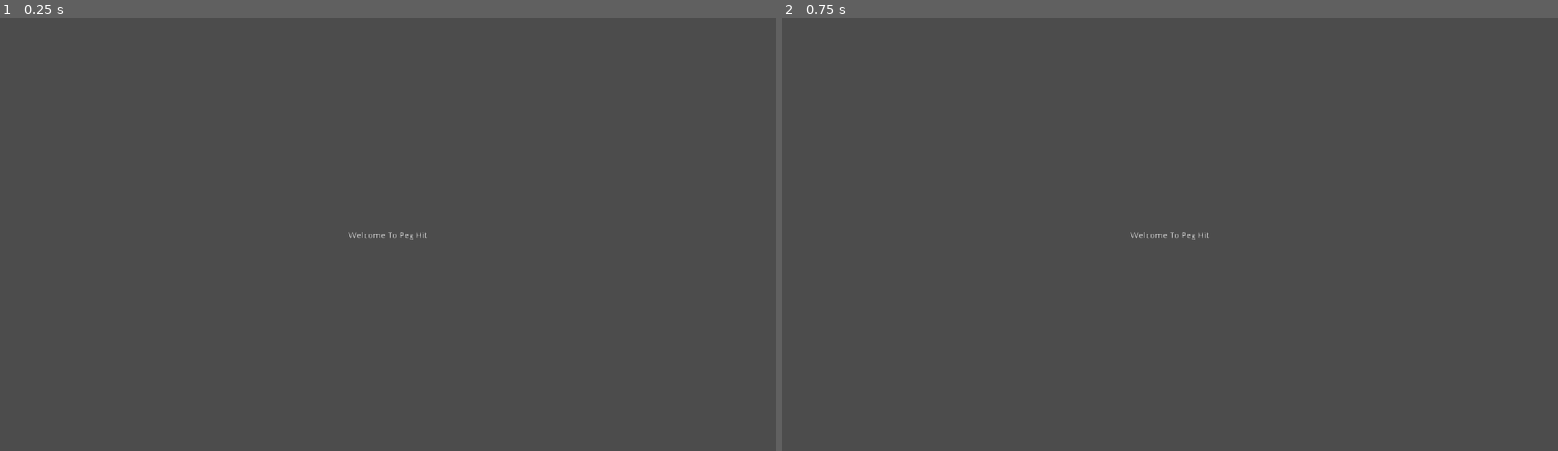
Above: before the commit, frames 1-2 (left to right).
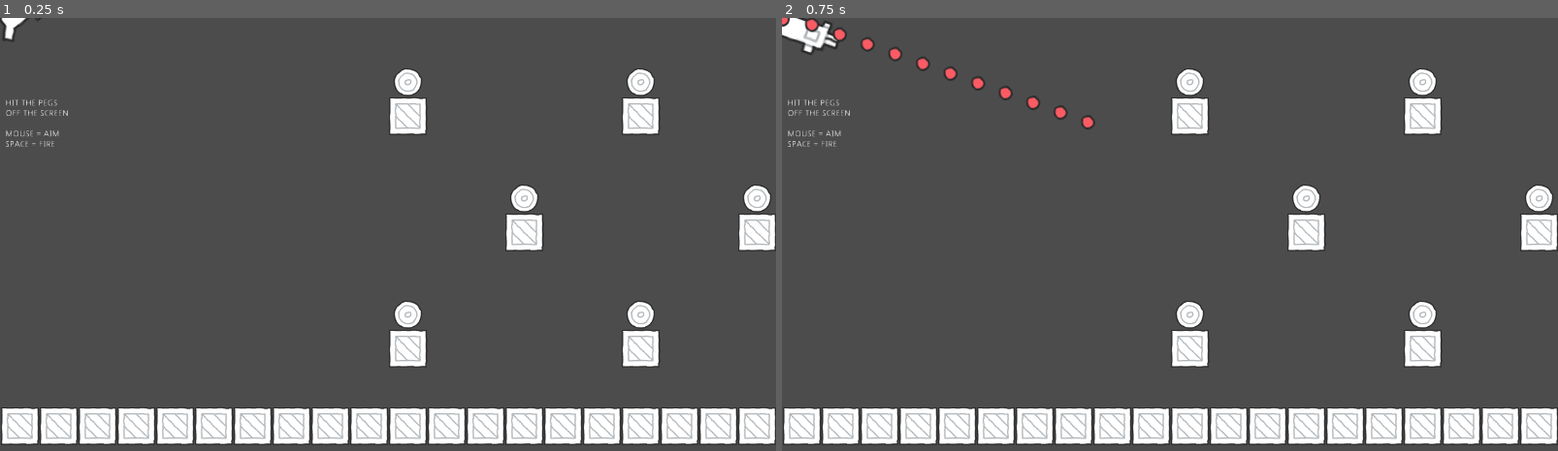
Above: after the commit, the same moments.

Repository: afoster1234/P1-Peg_Hit
Game: Godot game, scene res://src/MainUI.tscn
The game is run twice, just before and just after one commit, with the same random seed, the same clock (stepped at 60 frames per second) and the same inputs. The project has no main scene, so this scene is started directly.
Inputs (mouse positions are in pixels of both pictures, inside the frame that each line leads up to):
- Up to frame 1 (0.25 s): no input
- Up to frame 2 (0.75 s): tap Enter at 0.5 s; move the mouse to (1340, 212) at 0.52 s; hold Space (fire, bound only after the commit) from 0.53 s (still down)

The runs differ from the first frame. In frame 1, 12% of the frame differs, in the area x 0-100%, y 0-99%; in frame 2, 13%.

Commit message:
Functional Game

Diff:
--- a/project/project.godot
+++ b/project/project.godot
@@ -29,7 +29,7 @@
 
 fire={
 "deadzone": 0.5,
-"events": [ Object(InputEventMouseButton,"resource_local_to_scene":false,"resource_name":"","device":0,"alt":false,"shift":false,"control":false,"meta":false,"command":false,"button_mask":0,"position":Vector2( 0, 0 ),"global_position":Vector2( 0, 0 ),"factor":1.0,"button_index":1,"pressed":false,"doubleclick":false,"script":null)
+"events": [ Object(InputEventKey,"resource_local_to_scene":false,"resource_name":"","device":0,"alt":false,"shift":false,"control":false,"meta":false,"command":false,"pressed":false,"scancode":32,"unicode":0,"echo":false,"script":null)
  ]
 }
 
--- a/project/src/Level.tscn
+++ b/project/src/Level.tscn
@@ -37,9 +37,24 @@
 [node name="TileMap" type="TileMap" parent="."]
 tile_set = SubResource( 2 )
 format = 1
-tile_data = PoolIntArray( 393234, 0, 0, 655360, 0, 0, 655361, 0, 0, 655 …(249 unchanged characters)…
+tile_data = PoolIntArray( 131082, 0, 0, 131088, 0, 0, 327693, 0, 0, 327699, 0, 0, 524298, 0, 0, 524304, 0, 0, 655360, 0, 0, 655361, 0, 0, 655 …(249 unchanged characters)…
 
 [node name="Player" parent="." instance=ExtResource( 3 )]
 
 [node name="Peg" parent="." instance=ExtResource( 1 )]
-position = Vector2( 1184, 360 )
+position = Vector2( 1056, 104 )
+
+[node name="Peg2" parent="." instance=ExtResource( 1 )]
+position = Vector2( 1248, 296 )
+
+[node name="Peg3" parent="." instance=ExtResource( 1 )]
+position = Vector2( 864, 296 )
+
+[node name="Peg4" parent="." instance=ExtResource( 1 )]
+position = Vector2( 1056, 488 )
+
+[node name="Peg5" parent="." instance=ExtResource( 1 )]
+position = Vector2( 672, 488 )
+
+[node name="Peg6" parent="." instance=ExtResource( 1 )]
+position = Vector2( 672, 104 )
--- a/project/src/MainUI.tscn
+++ b/project/src/MainUI.tscn
@@ -1,10 +1,15 @@
-[gd_scene load_steps=2 format=2]
+[gd_scene load_steps=3 format=2]
 
 [ext_resource path="res://src/MainUI.gd" type="Script" id=1]
+[ext_resource path="res://src/Level.tscn" type="PackedScene" id=2]
 
 [node name="MainUI" type="Control"]
 anchor_right = 1.0
 anchor_bottom = 1.0
+margin_left = 2.12134
+margin_top = 2.12134
+margin_right = 2.12134
+margin_bottom = 2.12134
 script = ExtResource( 1 )
 __meta__ = {
 "_edit_use_anchors_": false
@@ -15,11 +20,19 @@
 anchor_top = 0.5
 anchor_right = 0.5
 anchor_bottom = 0.5
-margin_left = -65.0
-margin_top = -7.0
-margin_right = 65.0
-margin_bottom = 7.0
-text = "Welcome To Peg Hit"
+margin_left = -633.298
+margin_top = -227.517
+margin_right = -475.298
+margin_bottom = -43.517
+text = "Hit the pegs
+off the screen
+
+mouse = Aim
+space = Fire"
+uppercase = true
 __meta__ = {
 "_edit_use_anchors_": false
 }
+
+[node name="Level" parent="." instance=ExtResource( 2 )]
+position = Vector2( -1.18921, 0 )
--- a/project/src/Player.gd
+++ b/project/src/Player.gd
@@ -1,5 +1,6 @@
 extends KinematicBody2D
 
+var speed_settings
 var bullet_fired = preload("res://src/Bullet.tscn")
 
 func _physics_process(delta):
@@ -8,4 +9,4 @@
 		var bullet = bullet_fired.instance()
 		get_tree().get_root().add_child(bullet)
 		bullet.position = get_global_position()
-		bullet.fire(get_global_mouse_position(),10)
+		bullet.fire(get_global_mouse_position(),5)
--- a/project/src/Player.tscn
+++ b/project/src/Player.tscn
@@ -13,5 +13,6 @@
 shape = SubResource( 1 )
 
 [node name="Skin" type="Sprite" parent="."]
-position = Vector2( 22.0486, 11.9693 )
+position = Vector2( 40.9474, 10.7093 )
+scale = Vector2( 2, 2 )
 texture = ExtResource( 2 )
